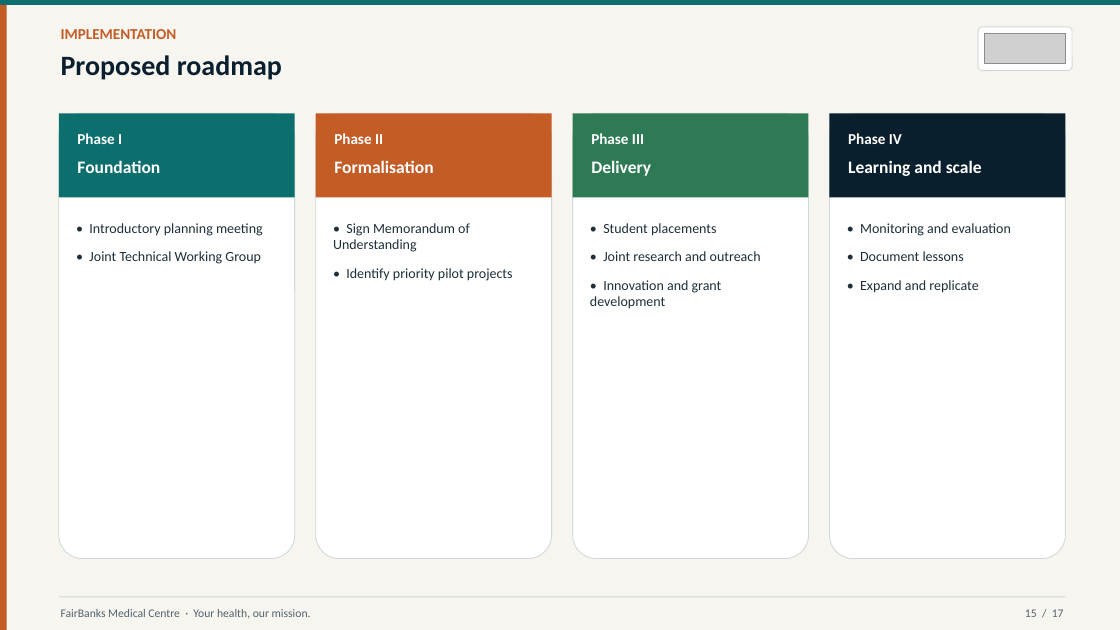
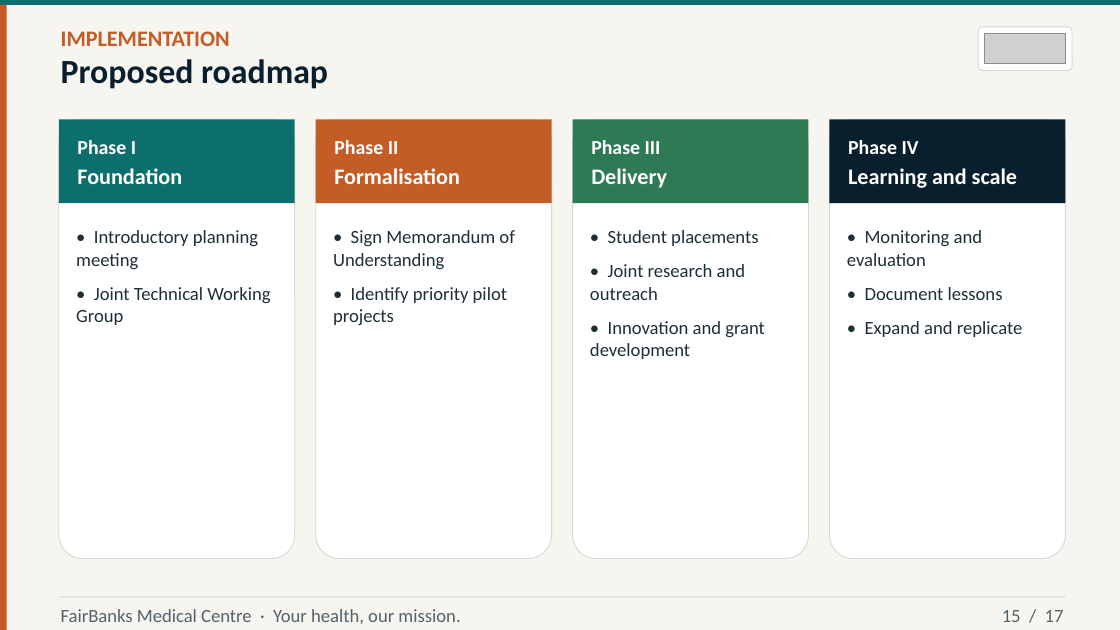
Before and after one commit to WASSWA2624/fairbanks, a slide deck: slide 15 of victoria/documents/victoria_ppt.pptx. Drawn at 1120x630 pixels with LibreOffice and Linux fonts; fonts in the diff are those of the drawing; grey boxes stand for pictures. Boxes give left, top, right and bottom in pixels: in the first picture for what was removed or moved away, otherwise in the second. Text is boxed around its words. In the diff, an @@ line names an element or a change of style, - is before the commit and + after.

Commit message:
Update Victoria University partnership proposal script and PowerPoint presentation. Adjusted header and footer dimensions, refined text formatting, and improved layout for title and subtitle handling. Enhanced bullet point sizes and spacing for better readability, and added new content sections to clarify collaboration areas with FairBanks Medical Centre.

```diff
--- a/victoria/documents/victoria_ppt.pptx
+++ b/victoria/documents/victoria_ppt.pptx
@@ text "IMPLEMENTATION" at [61, 31, 230, 46]: size 13 to 19 pt @@
@@ text "Proposed roadmap" at [61, 59, 328, 89]: size 24 to 29 pt @@
@@ rounded rectangle: place and size @@
-rounded rectangle at [59, 113, 295, 559]
+rounded rectangle at [59, 119, 295, 559]
@@ rounded rectangle: place and size @@
-rounded rectangle at [316, 113, 552, 559]
+rounded rectangle at [316, 119, 552, 559]
@@ rounded rectangle: place and size @@
-rounded rectangle at [573, 113, 809, 559]
+rounded rectangle at [573, 119, 809, 559]
@@ rounded rectangle: place and size @@
-rounded rectangle at [829, 113, 1065, 559]
+rounded rectangle at [829, 119, 1065, 559]
@@ 4 rectangles: place and size @@
-4 rectangles at [59, 113, 1065, 197]
+4 rectangles at [59, 119, 1065, 203]
@@ size 13 to 17 pt in 4 elements at [77, 140, 136, 154], [334, 140, 399, 154], [591, 140, 661, 154], [848, 140, 919, 154] @@
@@ size 15 to 19 pt in 4 elements at [77, 168, 182, 184], [334, 168, 460, 184], [591, 168, 667, 188], [848, 168, 1017, 188] @@
@@ size 12 to 16 pt in 4 elements at [76, 230, 270, 325], [333, 230, 514, 325], [590, 230, 765, 359], [847, 230, 1023, 337] @@
@@ text "FairBanks Medical Centre · Your ..." at [61, 609, 460, 624]: size 10 to 16 pt @@
@@ text "15 / 17" at [1002, 610, 1064, 622]: size 10 to 16 pt @@
```
Also in this commit, not shown: 16 other slides changed, 1 other file.
